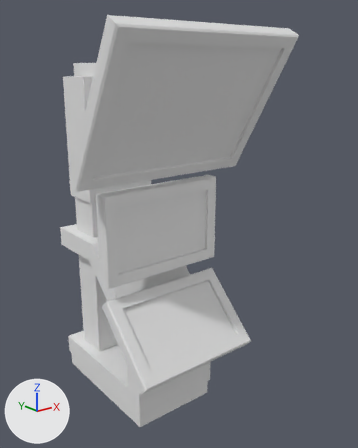
The FBX model GGJ2015/Assets/Meshes/sm_rechargePoint.FBX: old version first, new version second.
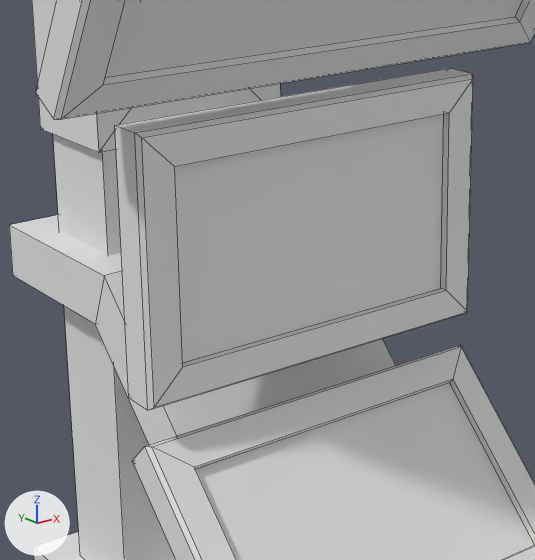
There are two pictures of each version: one whole from a camera (50 mm lens) standing at (-4.62, -7.1, 5.79) and looking at (0.44, -0.78, 3.26), one close up on the part from 16% to 66% of the width and 34% to 76% of the height. Every picture has the same lights, and +X, +Y and +Z are marked at lower left. The close-ups show mesh edges as thin lines. Where no turn or scale is listed for an object, it has been applied to the vertices.

Objects in the first close-up: 'sm_rechargePoint'.
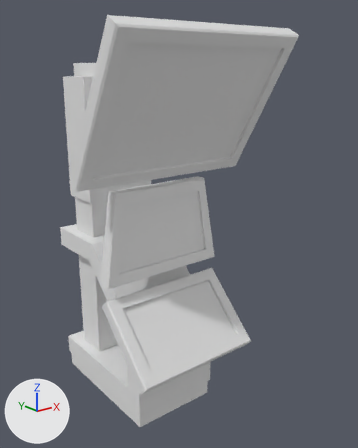
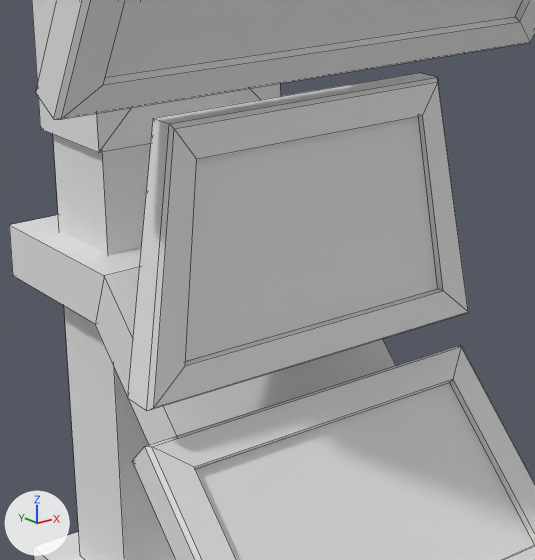
Boxes [x1, y1, x2, y2] around the edits, measured in the close-ups (535 x 560 px; the box of a moved part takes in the faces that stretch with it):
part 1 of me_mesh, moved or reshaped
    before: [115, 68, 473, 410]
    after: [128, 73, 468, 411]

The edits, one by one:
me_mesh has 158 vertices, 139 faces and spans x -1.55..1.55, y -2.19..1.27, z 0.0..6.35.
me_mesh is used by ob_sm_rechargepoint; location (0.0, 0.0, 0.0).
Verts and faces of me_mesh; kept vertices keep their numbers, new ones are numbered from 158.
Before the commit, vertices of me_mesh: 48 (-1.11, -0.76, 2.54) at pixel (128, 397), 50 (-1.11, -0.76, 4.02) at pixel (114, 125), 51 (1.08, -0.73, 3.99), 52 (-1.11, -0.95, 2.54) at pixel (147, 410), 53 (1.11, -0.95, 2.54) at pixel (466, 312).
Before the commit, vertices of me_mesh: 54 (-1.11, -0.95, 4.02) at pixel (134, 132), 55 (1.11, -0.95, 4.02) at pixel (472, 73), 68 (-0.92, -0.98, 2.74) at pixel (182, 366), 69 (0.92, -0.98, 2.74) at pixel (446, 290), 70 (0.92, -0.98, 3.82) at pixel (449, 113).
Before the commit, vertices of me_mesh: 71 (-0.92, -0.98, 3.82) at pixel (174, 166), 80 (-0.92, -0.93, 2.74), 81 (0.92, -0.93, 2.74) at pixel (440, 288), 82 (0.92, -0.93, 3.82), 83 (-0.92, -0.93, 3.82).
Before the commit, vertices of me_mesh: 97 (1.11, -0.76, 2.54), 98 (-1.08, -0.73, 3.99), 99 (1.11, -0.76, 4.02) at pixel (449, 68), 102 (-1.09, -0.98, 4.0) at pixel (141, 137), 103 (1.09, -0.98, 4.0) at pixel (473, 78).
Before the commit, vertices of me_mesh: 112 (-0.89, -0.73, 2.77), 113 (-0.89, -0.73, 3.79), 114 (0.89, -0.73, 3.79), 115 (0.89, -0.73, 2.77), 120 (-0.57, -0.43, 3.09).
Before the commit, vertices of me_mesh: 121 (-0.57, -0.43, 3.47), 122 (0.57, -0.43, 3.47), 123 (0.57, -0.43, 3.09).
Part 1, on me_mesh:
Vertex 48 moves to (-1.12, -0.76, 2.54), pixel (127, 398).
Vertex 52 moves to (-1.12, -0.95, 2.54), pixel (146, 410).
Vertex 50 moves to (-0.89, -0.75, 4.02), pixel (153, 118).
Vertex 51 moves to (0.87, -0.72, 3.99).
Vertex 53 moves to (1.12, -0.95, 2.54), pixel (468, 312).
Vertex 97 moves to (1.12, -0.76, 2.54).
Vertex 54 moves to (-0.89, -0.9, 4.02), pixel (169, 123).
Vertex 102 moves to (-0.87, -0.93, 4.0), pixel (174, 128).
Vertex 55 moves to (0.89, -0.9, 4.02), pixel (437, 77).
Vertex 103 moves to (0.87, -0.93, 4.0), pixel (438, 81).
Vertex 68 moves to (-0.9, -0.98, 2.74), pixel (185, 365).
Vertex 80 moves to (-0.9, -0.93, 2.74).
Vertex 69 moves to (0.9, -0.98, 2.74), pixel (443, 290).
Vertex 81 moves to (0.9, -0.93, 2.74), pixel (437, 288).
Vertex 70 moves to (0.76, -0.93, 3.82), pixel (422, 115).
Vertex 71 moves to (-0.76, -0.93, 3.82), pixel (196, 159).
Vertex 82 moves to (0.76, -0.89, 3.82).
Vertex 83 moves to (-0.76, -0.89, 3.82).
Vertex 98 moves to (-0.87, -0.72, 3.99).
Vertex 99 moves to (0.89, -0.75, 4.02), pixel (419, 72).
Vertex 112 moves to (-0.86, -0.73, 2.77).
Vertex 113 moves to (-0.73, -0.72, 3.79).
Vertex 114 moves to (0.73, -0.72, 3.79).
Vertex 115 moves to (0.86, -0.73, 2.77).
Vertex 120 moves to (-0.53, -0.45, 3.09).
Vertex 121 moves to (-0.5, -0.46, 3.47).
Vertex 122 moves to (0.5, -0.46, 3.47).
Vertex 123 moves to (0.53, -0.45, 3.09).
